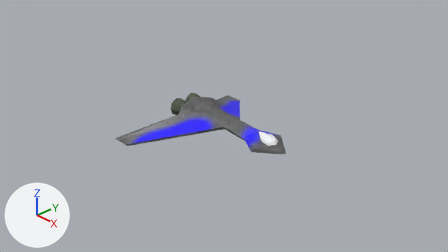
The Blender file asset_sources/freehold_fighter.blend: old version first, new version second.
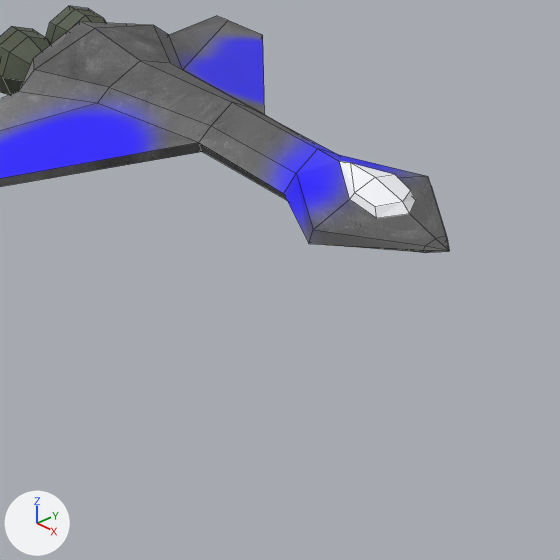
There are two pictures of each version: one from the file's camera 'Camera', one close up on the part from 39% to 70% of the width and 36% to 92% of the height. The axes (+X, +Y, +Z) are drawn at lower left. The lights are the same throughout. The close-ups show mesh edges as thin lines.

The scene before the commit, as lines of its bpy script (objects in view):
```python
me_cylinder = bpy.data.meshes.new('Cylinder')
me_cylinder.from_pydata(...)  # 118 vertices, 99 faces; spans x -0.91..0.99, y -0.94..0.0, z -0.24..0.17
me_cylinder.materials.append(mat_material_001)
ob_cylinder = bpy.data.objects.new('Cylinder', me_cylinder)
ob_cylinder.location = (0.0, 0.0, 0.0)
ob_cylinder.scale = (1.53, 1.53, 1.53)
_m = ob_cylinder.modifiers.new('Mirror', 'MIRROR')
_m.use_axis = (False, True, False)
_m.use_clip = True
```
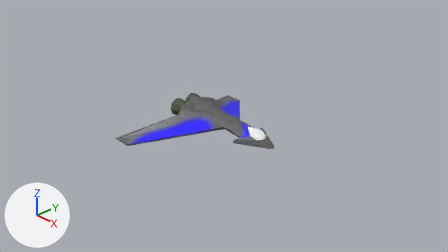
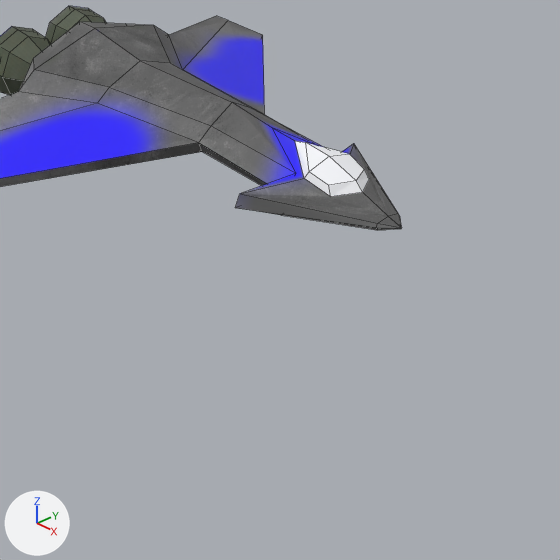
Edits to the bpy script that builds the scene:
```text
Change me_cylinder:
    where me_cylinder.from_pydata(...)  # 118 vertices, 99 faces; spans x -0.91..0.99, y -0.94..0.0, z -0.24..0.17
    used by ob_cylinder; location = (0.0, 0.0, 0.0); scale = (1.53, 1.53, 1.53)
    me_cylinder part 1: all 2 vertices in x 0.7, y -0.25..-0.23, z -0.02..0.01 are moved by (-0.29, 0.0, 0.0)
    me_cylinder part 2: the 1 vertex in x 0.49, y 0.0, z 0.1 is moved by (-0.18, 0.0, 0.0)
    me_cylinder part 3: all 21 vertices in x 0.57..0.99, y -0.18..0.0, z -0.07..0.1 are moved by (-0.17, 0.0, 0.0)
```

Changed parts and their boxes [x1, y1, x2, y2] in the close-ups (560 x 560 px; the box of a moved part takes in the faces that stretch with it):
'Cylinder', reshaped
    before: [0, 6, 449, 253]
    after: [0, 6, 401, 230]
part 1 of me_cylinder, moved or reshaped
    before: [284, 174, 447, 253]
    after: [235, 144, 398, 230]
part 2 of me_cylinder, moved or reshaped
    before: [211, 102, 425, 230]
    after: [211, 102, 354, 193]
part 3 of me_cylinder, moved or reshaped
    before: [339, 161, 449, 253]
    after: [295, 141, 401, 230]
